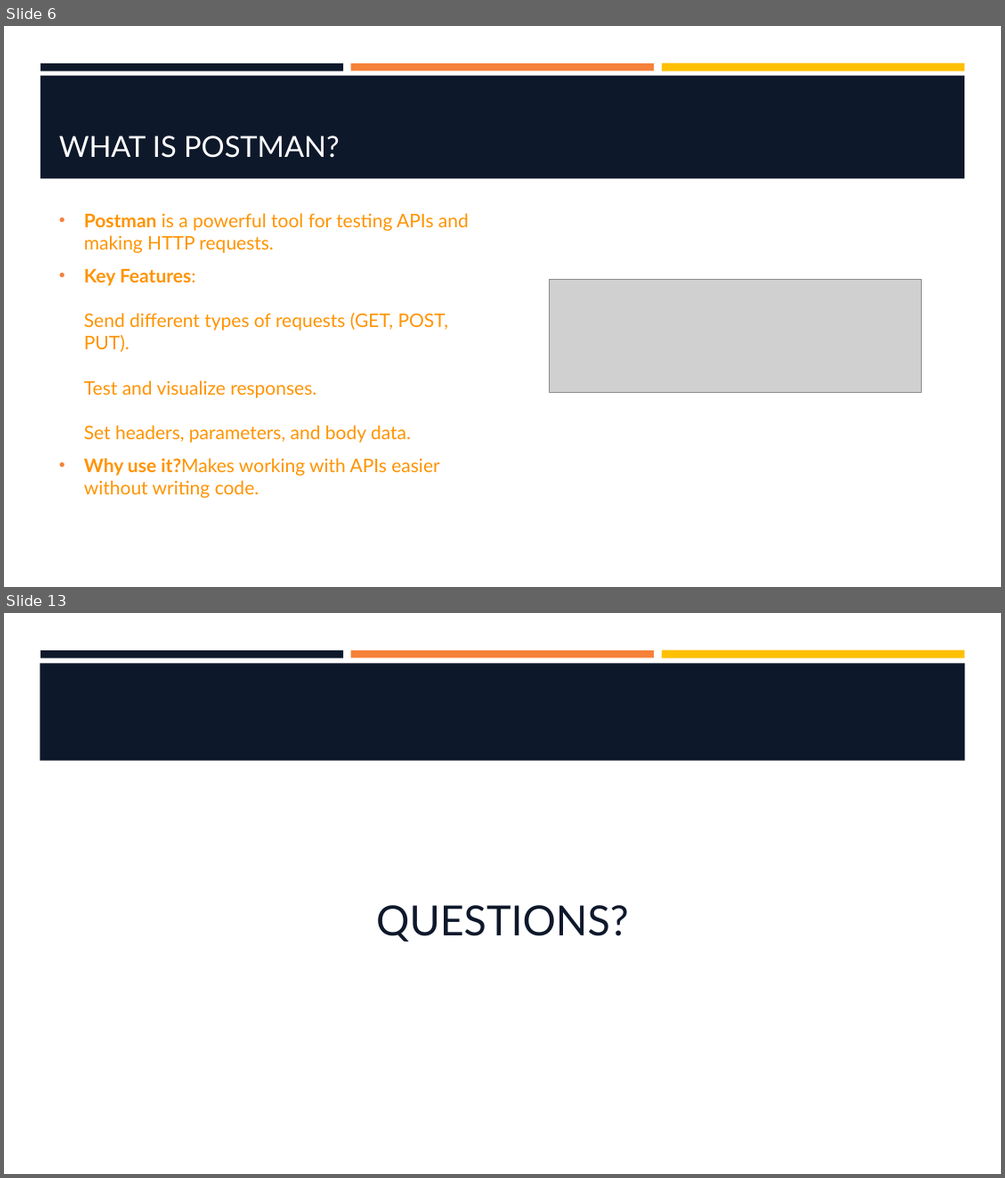
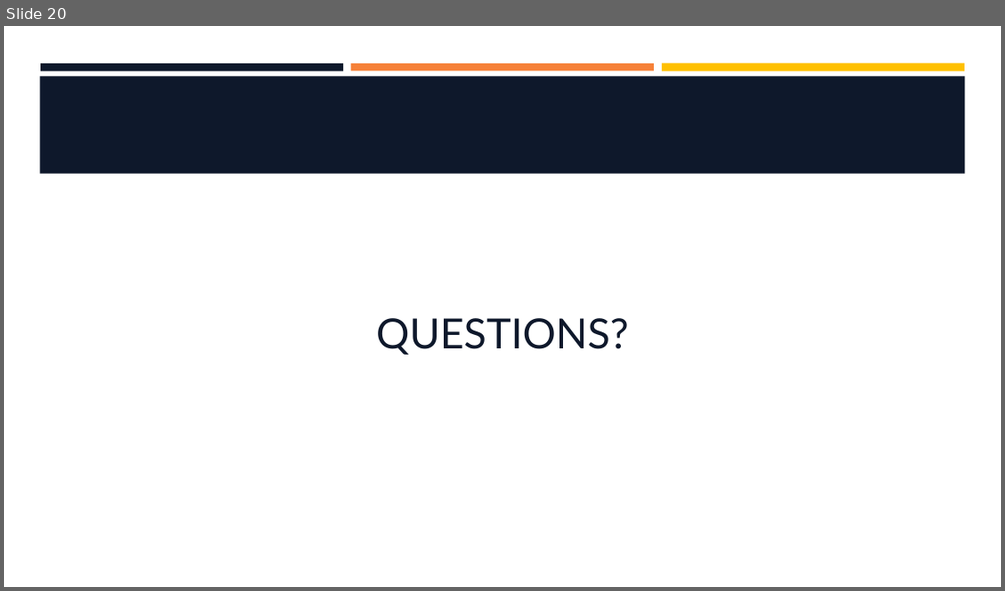
Before and after one commit to hawkeye1900/SBC-Sept24, a slide deck: week-5/W5-S2-NodeJS/W5-S2-NodeJS.pptx. Shown one above the other, each under a label of ours: slides 6 and 13 before the commit, slide 20 after it; the slides between them are not shown. The pictures are 1005x1178 and 1005x591 pixels, drawn with LibreOffice and Linux fonts; fonts in the diff are those of the drawing; grey boxes stand for pictures; background and template pictures are left out. Boxes give left, top, right and bottom in pixels: in the first picture for what was removed or moved away, otherwise in the second. Text is boxed around its words. In the diff, an @@ line names an element or a change of style, - is before the commit and + after.

```diff
--- a/week-5/W5-S2-NodeJS/W5-S2-NodeJS.pptx
+++ b/week-5/W5-S2-NodeJS/W5-S2-NodeJS.pptx
@@ slide 6 removed at bbox=[4, 26, 1001, 587], background #FFFFFF; not listed: 3 template elements that a slide beside it also shows @@
@@ rectangle removed at bbox=[40, 75, 965, 178] @@
@@ title removed at bbox=[59, 135, 340, 158] @@
-WHAT IS POSTMAN?
@@ text removed at bbox=[84, 213, 469, 498] @@
-• Postman is a powerful tool for testing APIs and making HTTP requests.
-• Key Features:
-  Send different types of requests (GET, POST, PUT).
-  Test and visualize responses.
-  Set headers, parameters, and body data.
-• Why use it?Makes working with APIs easier without writing code.
@@ picture removed at bbox=[550, 280, 922, 393] @@
@@ what was slide 13 is now slide 20 @@
```
Also in this commit, not shown: 4 slides changed, 15 slides added, 7 other slides removed, 1 other file.
